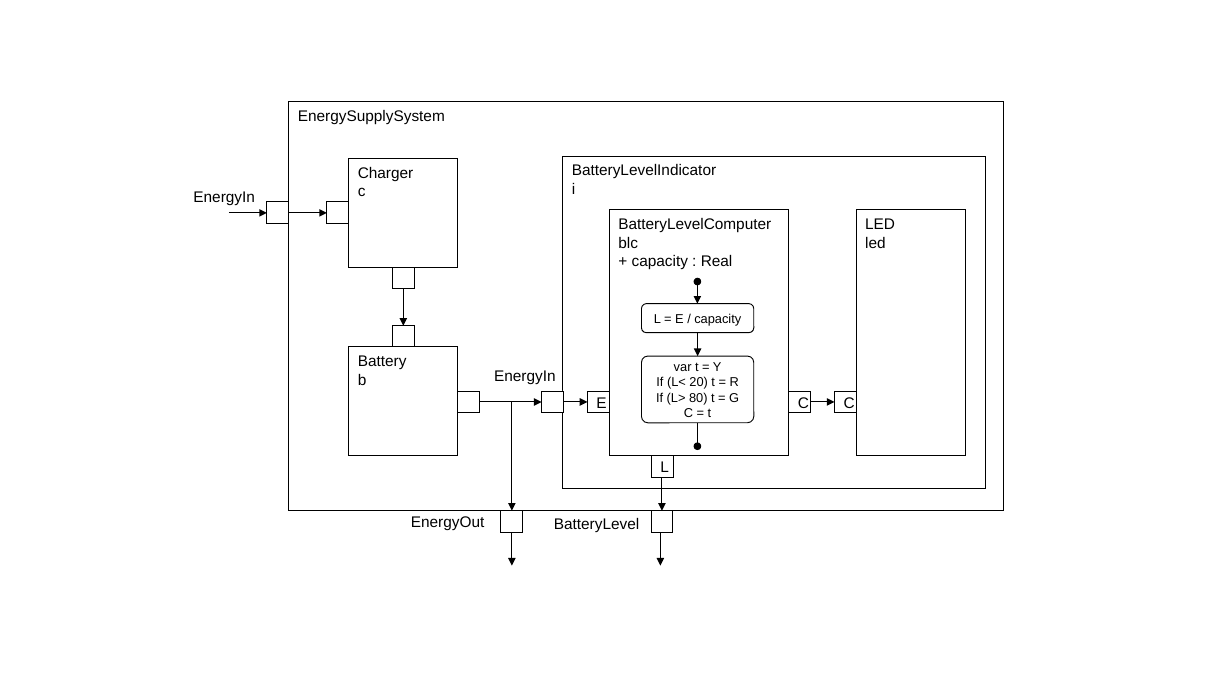
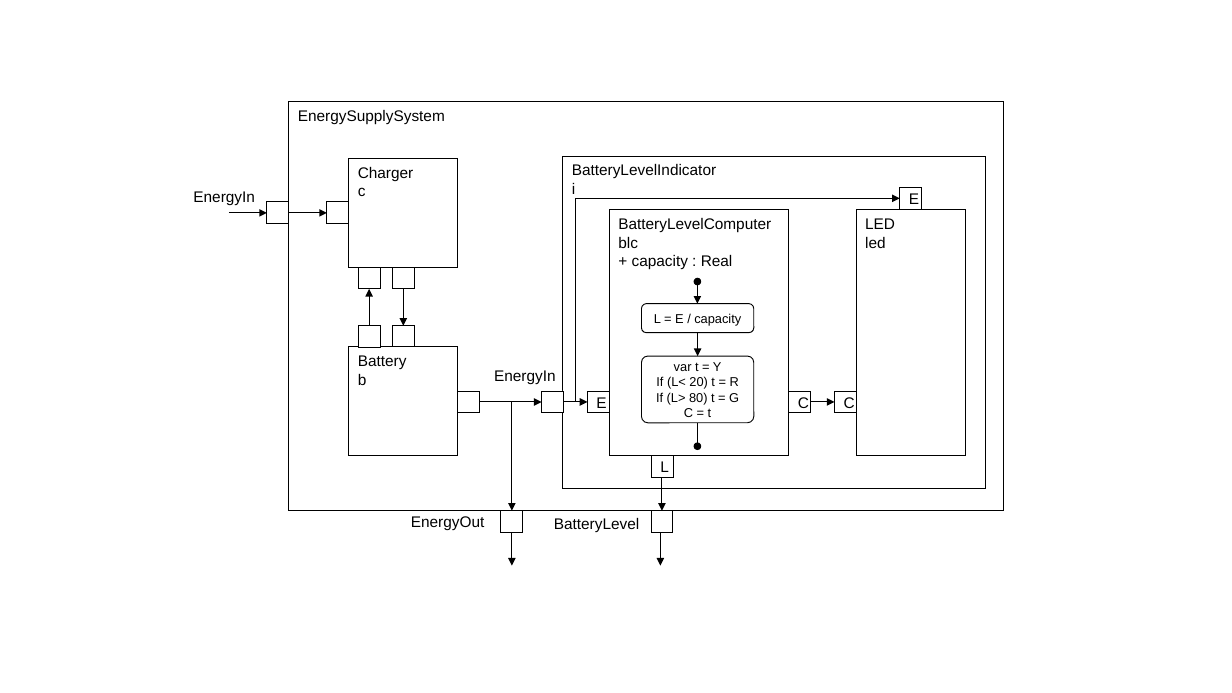
Before and after one commit to GfSE/MBSE_AG_vacuum-cleaner-robot-example, a slide deck: slide 1 of Functions/EnergySupplySystem/EnergySupply.pptx. Drawn at 1232x693 pixels with LibreOffice and Linux fonts; fonts in the diff are those of the drawing. Boxes give left, top, right and bottom in pixels: in the first picture for what was removed or moved away, otherwise in the second. Text is boxed around its words. In the diff, an @@ line names an element or a change of style, - is before the commit and + after.

```diff
--- a/Functions/EnergySupplySystem/EnergySupply.pptx
+++ b/Functions/EnergySupplySystem/EnergySupply.pptx
@@ elbow arrow added from (564, 402) to (900, 199), #000000 0.75 pt @@
@@ rectangle added at (x1=900, y1=188, x2=922, y2=210), fill #FFFFFF, outline #000000 0.75 pt, 12 pt, text #000000 @@
+E
@@ rectangle added at (x1=359, y1=267, x2=381, y2=289), fill #FFFFFF, outline #000000 0.75 pt @@
@@ arrow added from (370, 325) to (370, 289), #000000 0.75 pt @@
@@ rectangle added at (x1=359, y1=325, x2=381, y2=348), fill #FFFFFF, outline #000000 0.75 pt @@
```
Also in this commit, not shown: 6 other files.
